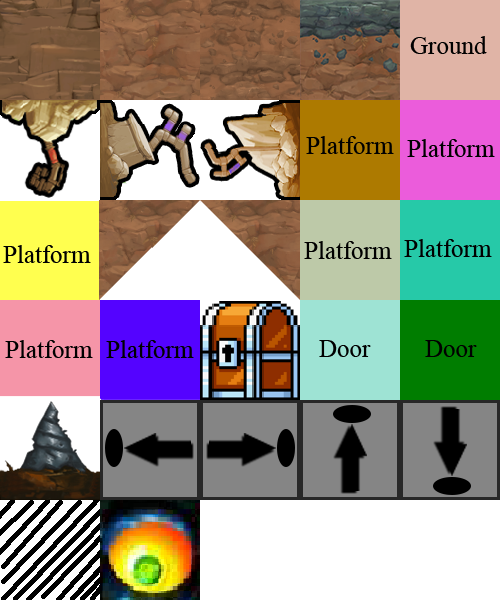
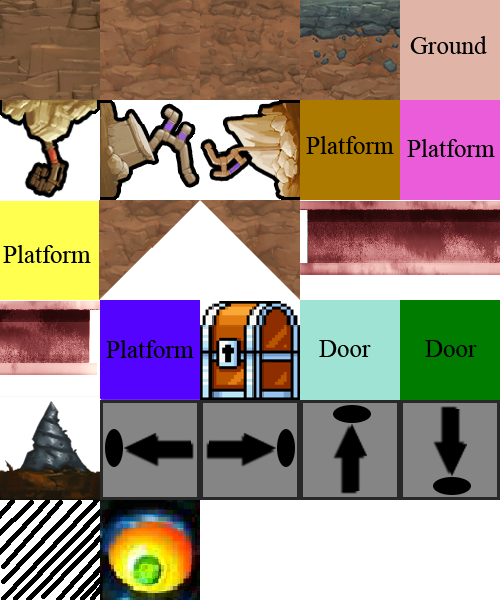
Layered file, before and after one edit (500x600). Changes by layer:
added layer "Beam1" above "Beam 2" over bbox(300, 201, 400, 275)
added layer "Beam 2" above "Beam 3" over bbox(400, 201, 500, 275)
added layer "Beam 3" above "Metal Beam" over bbox(0, 301, 100, 375)
painted on "Layer 0" over bbox(0, 200, 500, 396)
